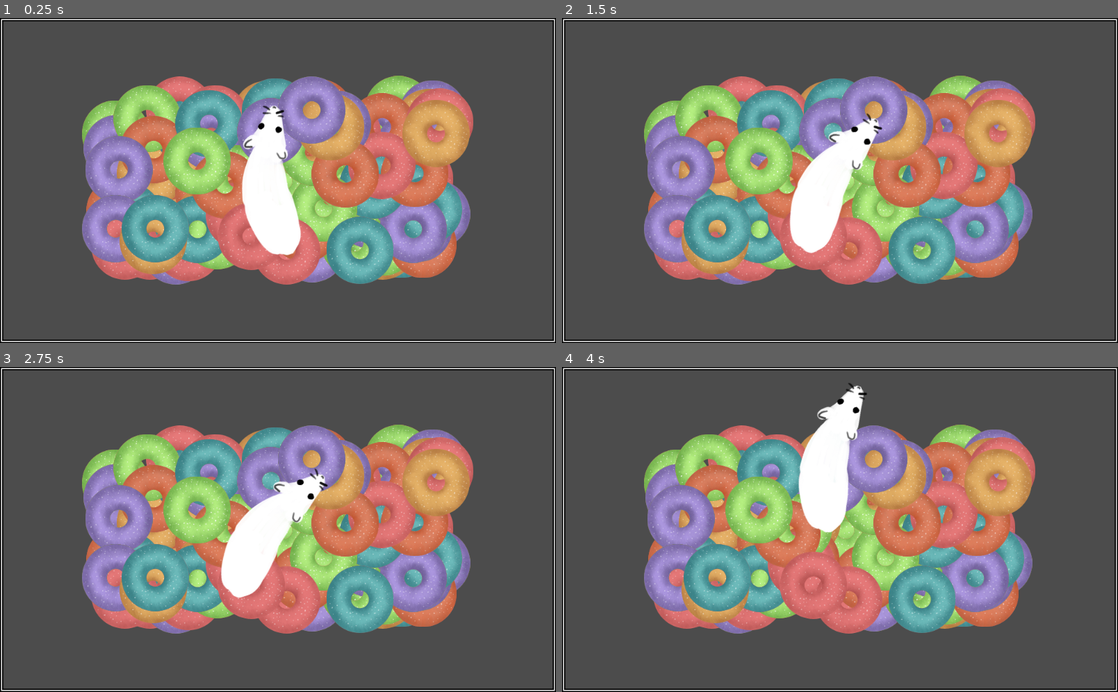
Above: before the commit, frames 1-4 (two rows, left to right).
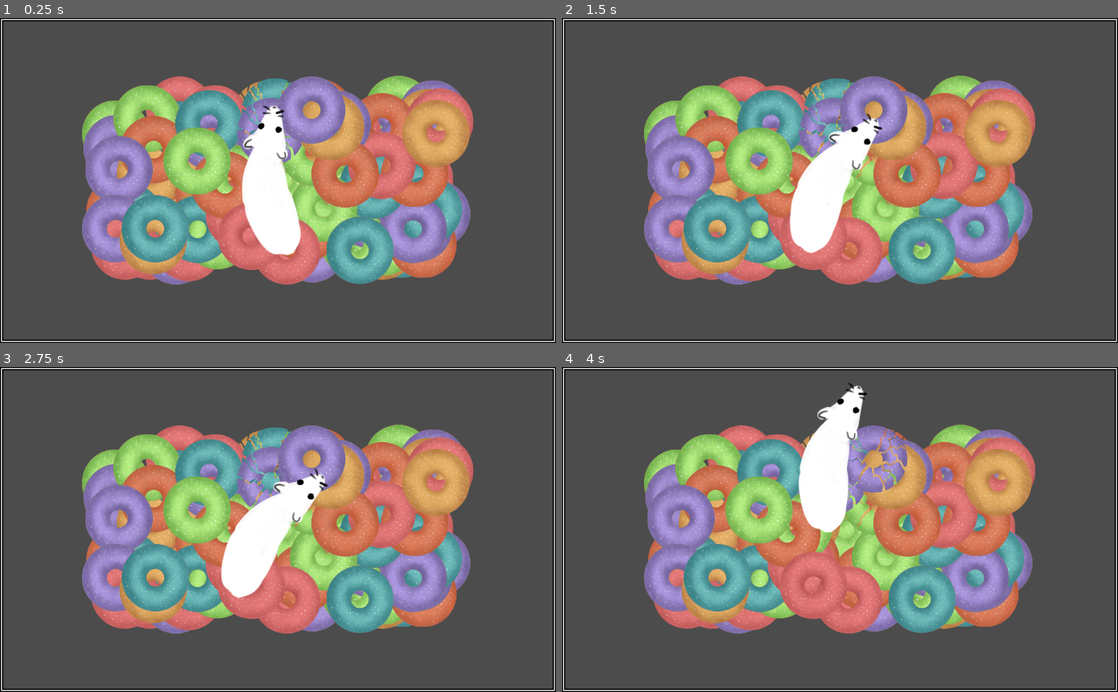
Above: after the commit, the same moments.

Repository: klettari/loops
Game: Godot game, scene res://main.tscn
Two runs of this game, one before a commit and one after it. Both use one fixed random seed, a clock stepped at 60 frames per second and the inputs below.
Inputs:
- Up to frame 1 (0.25 s): no input
- Up to frame 2 (1.5 s): tap Enter at 0.5 s; hold D (right) 0.53-1.28 s; hold A (left) from 1.28 s (still down)
- Up to frame 3 (2.75 s): release A (left) at 2.03 s; hold D (right) from 2.03 s (still down)
- Up to frame 4 (4 s): release D (right) at 2.78 s; hold W (up) 2.78-3.53 s; hold A (left) from 3.53 s (still down)

The runs differ from the first frame. In frame 1, 0.2% of the frame differs, in the area x 42-53%, y 18-45%; in frame 2, 0.3%; in frame 3, 0.3%; in frame 4, 0.4%, in the area x 43-63%, y 17-52%.

Commit message:
rat eating the LOOPS

Diff:
--- a/assets/scripts/main.gd
+++ b/assets/scripts/main.gd
@@ -18,6 +18,19 @@
 
 var totalLoopsOfEachKind = 20
 
+var orangeTexture = preload("res://assets/img/orange.png")
+var brokenOrangeTexture = preload("res://assets/img/orange-broken.png")
+var redTexture = preload("res://assets/img/red.png")
+var brokenRedTexture = preload("res://assets/img/red-broken.png")
+var yellowTexture = preload("res://assets/img/yellow.png")
+var brokenYellowTexture = preload("res://assets/img/yellow-broken.png")
+var greenTexture = preload("res://assets/img/green.png")
+var brokenGreenTexture = preload("res://assets/img/green-broken.png")
+var cyanTexture = preload("res://assets/img/cyan.png")
+var brokenCyanTexture = preload("res://assets/img/cyan-broken.png")
+var purpleTexture = preload("res://assets/img/purple.png")
+var brokenPurpleTexture = preload("res://assets/img/purple-broken.png")
+
 func _ready():
 	random = RandomNumberGenerator.new()
 	random.randomize()
@@ -37,10 +50,30 @@
 		placeLoop(packagedSceneCyan)
 		placeLoop(packagedScenePurple)
 
+func _physics_process(delta) :
+	var loops = get_tree().get_nodes_in_group("loops")
+	for loopIndex in range(loops.size() - 1, -1, -1) :
+		var loop = loops[loopIndex]
+		if $rat.withinRange(loop) :
+			var texture = loop.get_texture()
+			if texture == orangeTexture :
+				loop.set_texture(brokenOrangeTexture)
+			elif texture == redTexture :
+				loop.set_texture(brokenRedTexture)
+			elif texture == yellowTexture :
+				loop.set_texture(brokenYellowTexture)
+			elif texture == greenTexture :
+				loop.set_texture(brokenGreenTexture)
+			elif texture == cyanTexture :
+				loop.set_texture(brokenCyanTexture)
+			elif texture == purpleTexture :
+				loop.set_texture(brokenPurpleTexture)
+
 func placeLoop(packagedScene) :
 	var x = random.randi_range(lowestXValue, highestXValue)
 	var y = random.randi_range(lowestYValue, highestYValue)
 
 	var loopInstance = packagedScene.instance()
 	loopInstance.set_position(Vector2(x, y))
+	loopInstance.add_to_group("loops")
 	add_child(loopInstance)
--- a/assets/scripts/rat.gd
+++ b/assets/scripts/rat.gd
@@ -66,3 +66,7 @@
 func moveRatLookingLeft() :
 	if Input.is_action_pressed("up") :
 		position += Vector2(-movementStep, 0)
+
+var collisionRange = 40
+func withinRange(node) :
+	return $head.global_position.distance_to(node.position) < collisionRange
--- a/main.tscn
+++ b/main.tscn
@@ -17,3 +17,6 @@
 z_index = 1
 texture = ExtResource( 3 )
 script = ExtResource( 4 )
+
+[node name="head" type="Position2D" parent="rat"]
+position = Vector2( -3.77551, -91.5558 )
Binary file added: assets/img/cyan-broken.png
Not shown, added: assets/img/cyan-broken.png.import
Binary file added: assets/img/green-broken.png
Not shown, added: assets/img/green-broken.png.import
Binary file added: assets/img/orange-broken.png
Not shown, added: assets/img/orange-broken.png.import
Binary file added: assets/img/purple-broken.png
Not shown, added: assets/img/purple-broken.png.import
Binary file added: assets/img/red-broken.png
Not shown, added: assets/img/red-broken.png.import
Binary file added: assets/img/yellow-broken.png
Not shown, added: assets/img/yellow-broken.png.import
